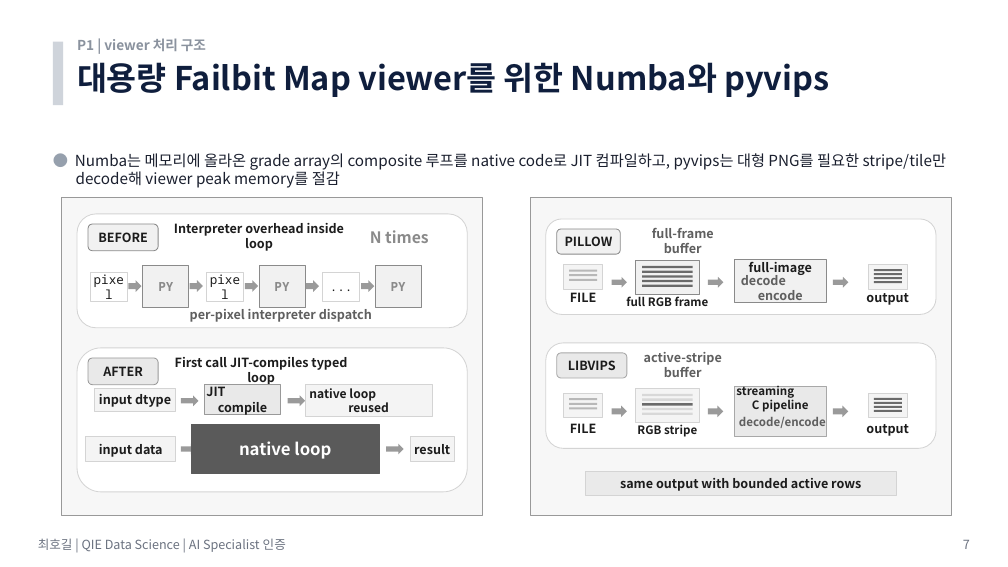
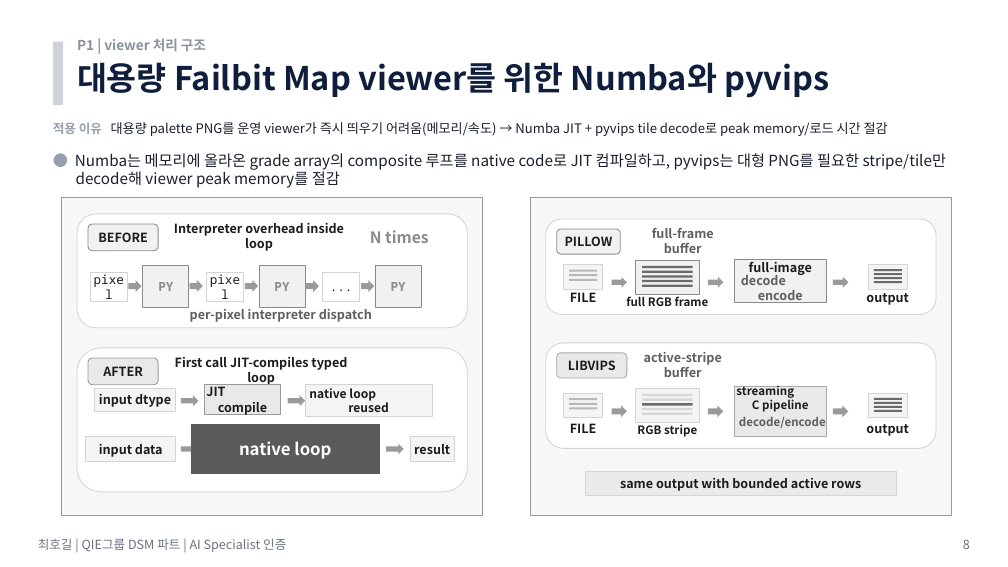
Before and after one commit to hogil/fbm_paper, a slide deck: slide 8 of recommendation/presentation/'26년 AI Specialist 면접 심사 자료_메모리사업부_최호길_평가항목_summary_with_images.pptx (slide 7 before the commit). Drawn at 1008x567 pixels with LibreOffice and Linux fonts; fonts in the diff are those of the drawing. Boxes give left, top, right and bottom in pixels: in the first picture for what was removed or moved away, otherwise in the second. Text is boxed around its words. In the diff, an @@ line names an element or a change of style, - is before the commit and + after.

Commit message:
Sync closing slide tuning wording

```diff
--- a/recommendation/presentation/'26년 AI Specialist 면접 심사 자료_메모리사업부_최호길_평가항목_summary_with_images.pptx
+++ b/recommendation/presentation/'26년 AI Specialist 면접 심사 자료_메모리사업부_최호길_평가항목_summary_with_images.pptx
@@ text added at box(53, 122, 888, 136), 12.5 pt, text #1A1F2E @@
+적용 이유 대용량 palette PNG를 운영 viewer가 즉시 띄우기 어려움(메모리/속도) → Numba JIT + pyvips tile decode로 peak memory/로드 시간 절감
@@ text at box(38, 538, 286, 552): text changed @@
-최호길 | QIE Data Science | AI Specialist 인증
+최호길 | QIE그룹 DSM 파트 | AI Specialist 인증
@@ text at box(963, 539, 970, 549): text changed @@
-7
+8
```
Also in this commit, not shown: 22 other slides changed, 5 slides added, 5 slides removed, 2 other files.
